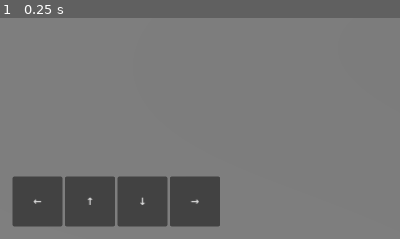
Above: before the commit, frame 1.
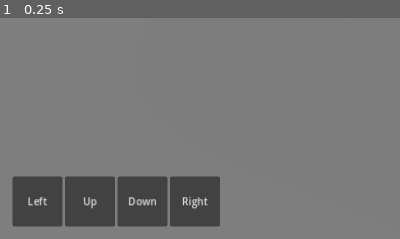
Above: after the commit, the same moment.

Repository: NeoGoku/MMORPG-2030
Game: Godot game, scene res://scenes/main.tscn
The game is run twice, just before and just after one commit, with the same random seed, the same clock (stepped at 60 frames per second) and the same inputs.
Inputs:
- Up to frame 1 (0.25 s): no input
The pictures show only the part of the screen within x 0-50%, y 50-100%; the shares and areas given below are measured in that part.

The runs differ from the first frame. In frame 1, 0.5% of the frame differs, in the area x 7-52%, y 80-87%.

Commit message:
fix: use available Android SDK packages and readable touch labels

Diff:
--- a/Client/scripts/main.gd
+++ b/Client/scripts/main.gd
@@ -43,7 +43,7 @@
     var controls := HBoxContainer.new()
     controls.position = Vector2(20, 620)
     layer.add_child(controls)
-    var labels := ["←", "↑", "↓", "→"]
+    var labels := ["Left", "Up", "Down", "Right"]
     for label in labels:
         var button := Button.new()
         button.text = label
Not shown, changed: docs/IMPLEMENTATION_STATUS.md
Not shown, changed: docs/superpowers/plans/2026-11-12-foundation.md
